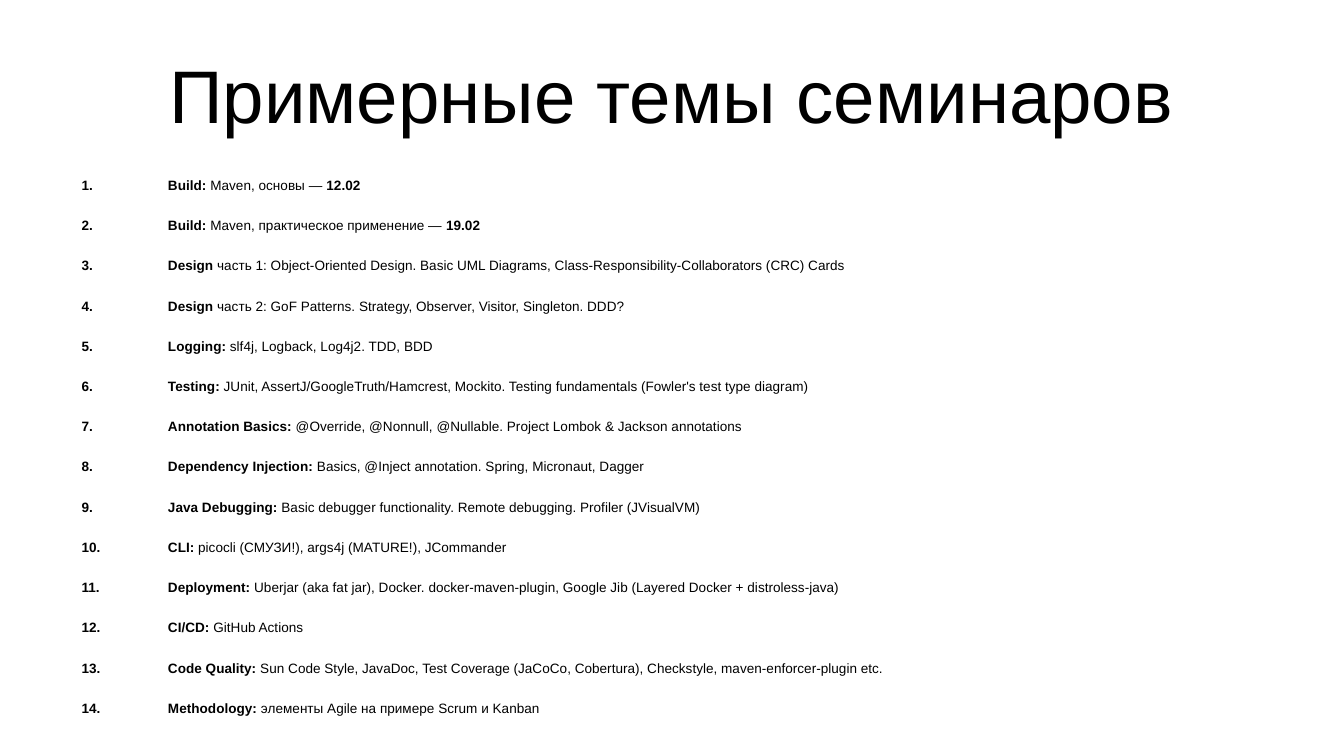
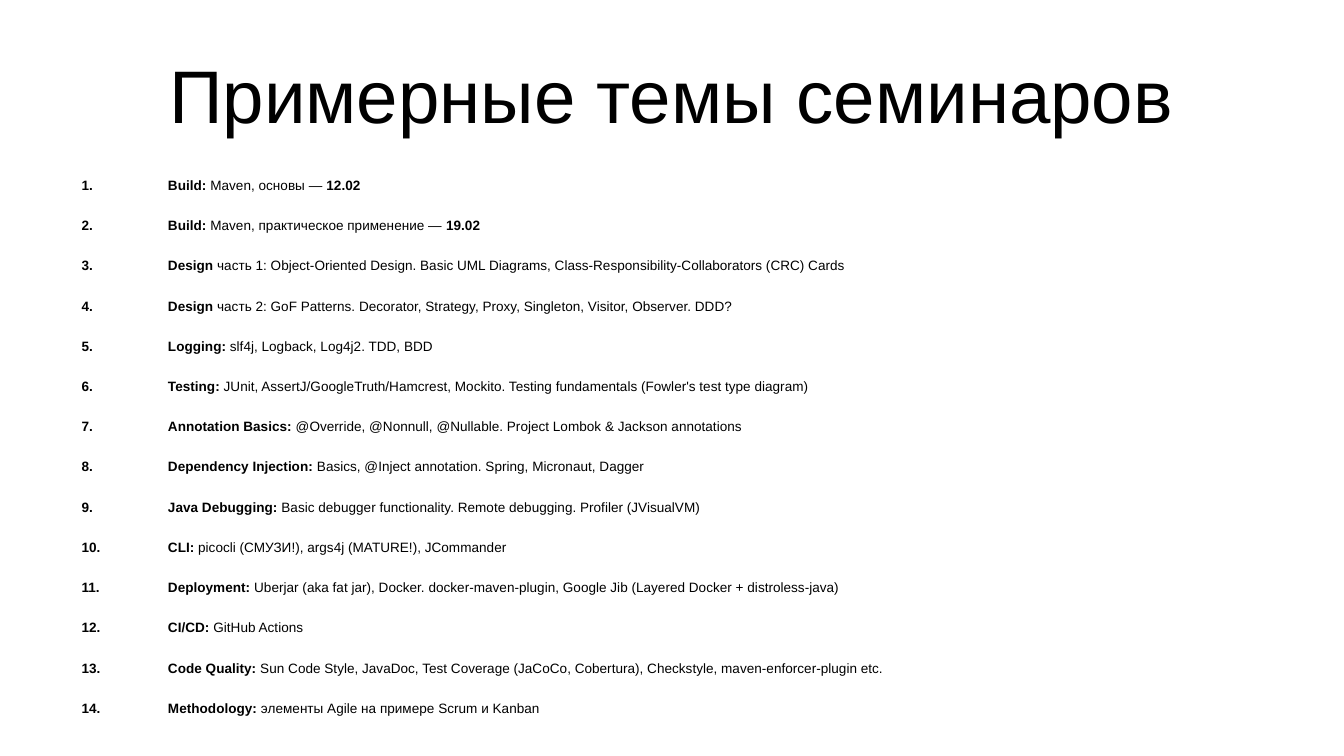
Before and after one commit to nvamelichev/hse-java-spring-2021, a slide deck: slide 5 of intro.odp. Drawn at 1344x756 pixels with LibreOffice and Linux fonts; fonts in the diff are those of the drawing. Boxes give left, top, right and bottom in pixels: in the first picture for what was removed or moved away, otherwise in the second. Text is boxed around its words. In the diff, an @@ line names an element or a change of style, - is before the commit and + after.

Commit message:
Update pattern list (add Decorator and Proxy)

```diff
--- a/intro.odp
+++ b/intro.odp
@@ text at [168,301,732,314]: text changed @@
-4. Design часть 2: GoF Patterns. Strategy, Observer, Visitor, Singleton. DDD?
+4. Design часть 2: GoF Patterns. Decorator, Strategy, Proxy, Singleton, Visitor, Observer. DDD?
```
Also in this commit, not shown: 1 other file.
